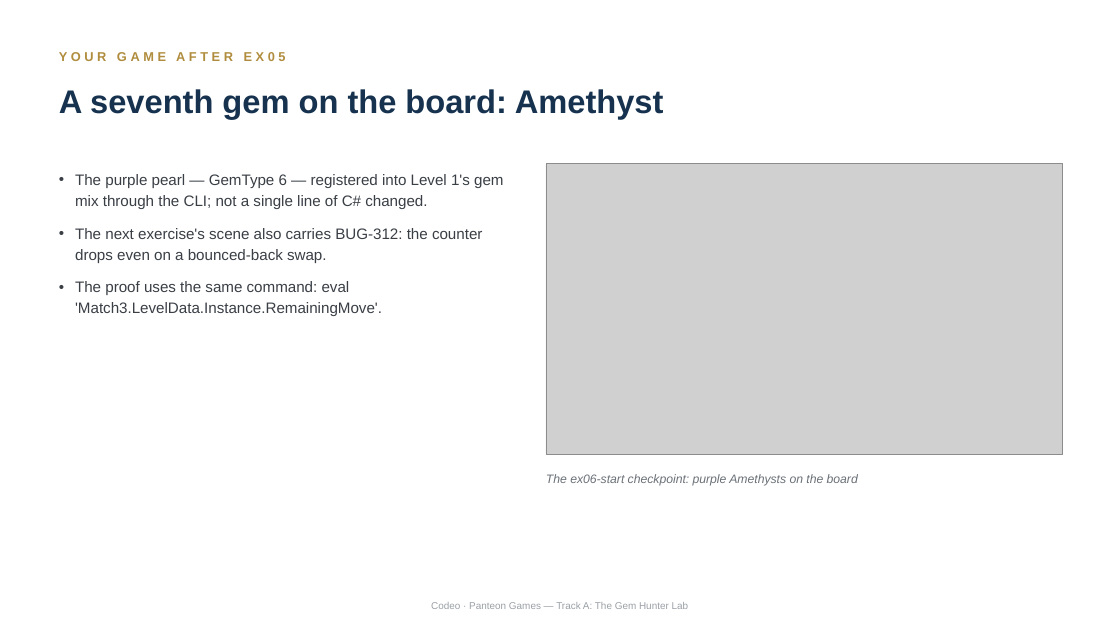
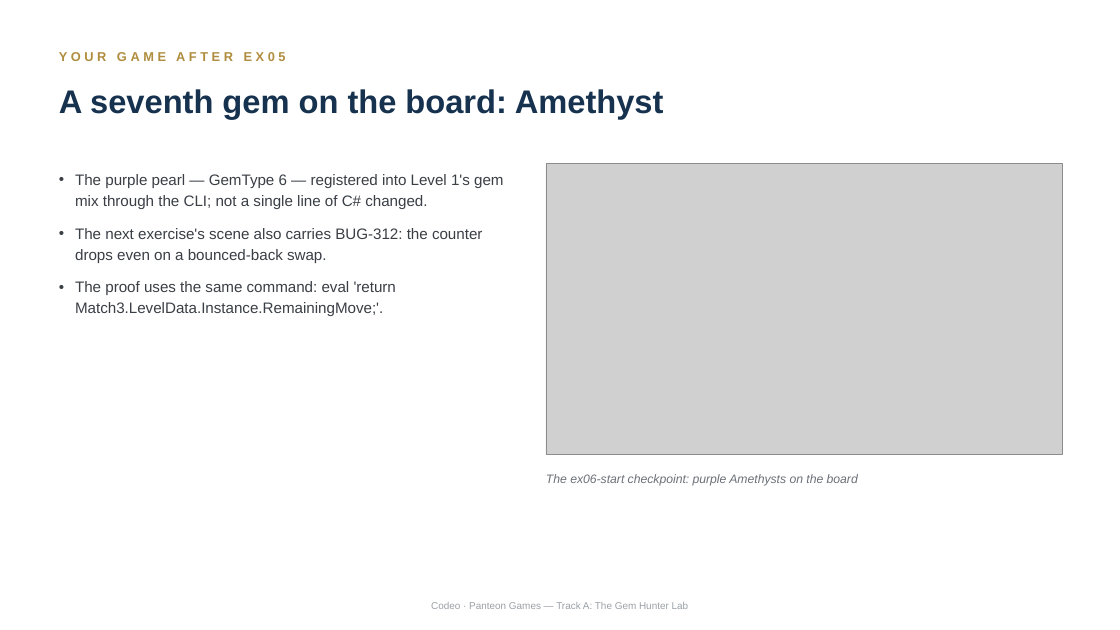
Before and after one commit to thickiran/panteon-workshop-materials, a slide deck: slide 3 of single_day/slides/04_track_a_gem_hunter.pptx. Drawn at 1120x630 pixels with LibreOffice and Linux fonts; fonts in the diff are those of the drawing; grey boxes stand for pictures. Boxes give left, top, right and bottom in pixels: in the first picture for what was removed or moved away, otherwise in the second. Text is boxed around its words. In the diff, an @@ line names an element or a change of style, - is before the commit and + after.

```diff
--- a/single_day/slides/04_track_a_gem_hunter.pptx
+++ b/single_day/slides/04_track_a_gem_hunter.pptx
@@ text at (x1=75, y1=281, x2=396, y2=316): text changed @@
-• The proof uses the same command: eval 'Match3.LevelData.Instance.RemainingMove'.
+• The proof uses the same command: eval 'return Match3.LevelData.Instance.RemainingMove;'.
```
Also in this commit, not shown: 1 other slide changed, 4 other files.
